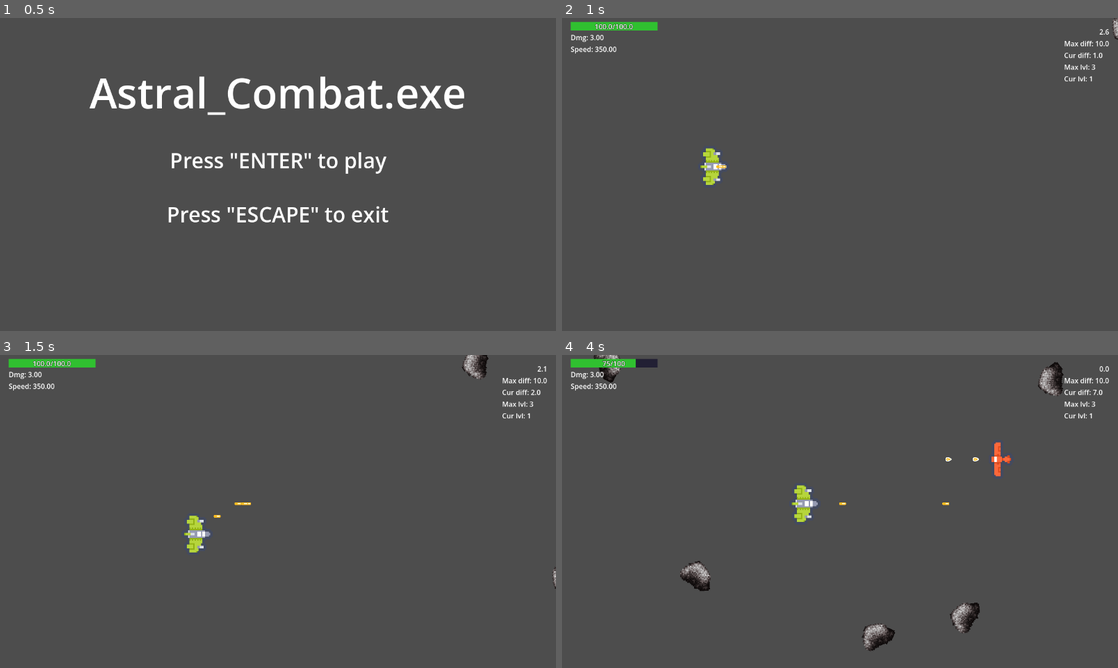
Above: before the commit, frames 1-4 (two rows, left to right).
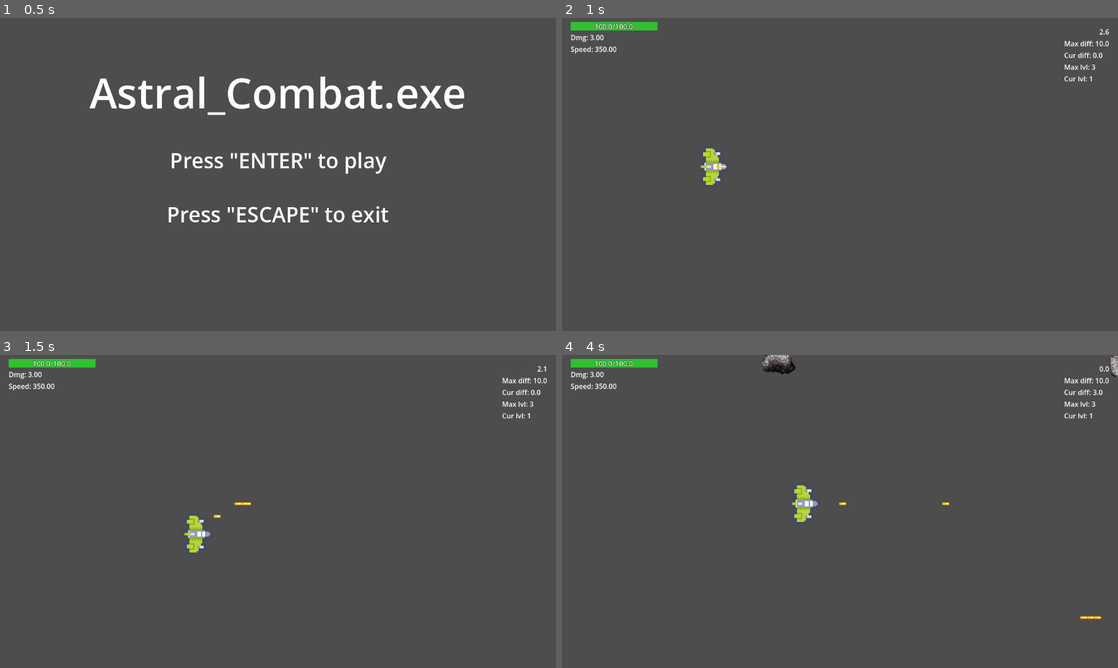
Above: after the commit, the same moments.

Repository: WilsonRyan/AstralCombat.exe
Game: Godot game, scene res://Scenes/Menus/MainMenu/MainMenu.tscn
Same seed, same stepped clock (60 frames per second), same inputs: the game is played once before the commit and once after it.
Inputs:
- Up to frame 1 (0.5 s): no input
- Up to frame 2 (1 s): tap Enter (enter) at 0.5, 0.6 s; hold D (ship-right) from 0.53 s (still down); hold J (ship-shoot) from 0.53 s (still down)
- Up to frame 3 (1.5 s): release D (ship-right) at 1.28 s; release J (ship-shoot) at 1.28 s; hold S (ship-down) from 1.28 s (still down); tap J (ship-shoot) at 1.35 s
- Up to frame 4 (4 s): tap Enter (enter) at 1.55, 2.1, 3.05, 3.6 s; release S (ship-down) at 2.03 s; hold D (ship-right) 2.03-2.78 s; hold J (ship-shoot) 2.03-2.78 s; hold W (ship-up) 2.78-3.53 s; tap J (ship-shoot) at 2.85 s; hold A (ship-left) from 3.53 s (still down); hold J (ship-shoot) from 3.53 s (still down)

Frame 1 is identical in both runs. In frame 2, less than 0.1% of the frame differs, in the area x 95-100%, y 0-13%; in frame 3, 0.3%; in frame 4, 2.3%, in the area x 5-100%, y 0-95%.

Commit message:
Added comments to the rest of my functions. Now ALL functions have comments associated with them on what they do and where it is called.

Diff:
--- a/Globals/GameManager.gd
+++ b/Globals/GameManager.gd
@@ -5,12 +5,17 @@
 const GAME: String = "res://Scenes/Game/Game.tscn"
 
 
-
+## Brings the Player to the Main Menu screen
+## Called by: Game.gd in _unhandled_input(_event) && Game.gd in on_enemy_dequeue(_eny_diff) && Game.gd in on_player_die()
 func load_main_menu() -> void:
 	get_tree().call_deferred("change_scene_to_file", MAIN_MENU)
 
+## Brings the Player to the real game
+## Called by: MainMenu.gd in _unhandled_input(_event)
 func load_game() -> void:
 	get_tree().call_deferred("change_scene_to_file", GAME)
 
+## Completely exits the game and program
+## Called by: MainMenu.gd in _unhandled_input(_event)
 func quit_game() -> void:
 	get_tree().call_deferred("quit")
--- a/Globals/SignalHub.gd
+++ b/Globals/SignalHub.gd
@@ -13,30 +13,47 @@
 signal on_start_next_level()
 
 
-
+## Emits the signal to create a Player bullet.
+## Called by: Player.gd in shoot()
 func emit_on_create_player_bullet(pos: Vector2, speed_multi: float, dmg: float, bullet_type: PlayerBulletBase.BulletType) -> void:
 	on_create_player_bullet.emit(pos, speed_multi, dmg, bullet_type)
 
+## Emits the signal to create a enemy bullet.
+## Called by: EnemyShip.gd in shoot()
 func emit_on_create_enemy_bullet(pos: Vector2, dir: Vector2, speed_multi: float, bullet_type: EnemyBulletBase.BulletType, dmg: float) -> void:
 	on_create_enemy_bullet.emit(pos, dir, speed_multi, bullet_type, dmg)
 
+## Emits the signal to create the upgrades when the Player finishes a level.
+## Called by: Game.gd in on_enemy_dequeue(_eny_diff)
 func emit_on_create_level_complete_upgrades(amt: int) -> void:
 	on_create_level_complete_upgrades.emit(amt)
 
+## Emits the signal when the Player selects a level complete upgrade.
+## Called by: Upgrade.gd in _on_area_entered(area)
 func emit_on_player_selects_upgrade(upgrade_type: Upgrade.UpgradeType, amt: float) -> void:
 	on_player_selects_upgrade.emit(upgrade_type, amt)
 
+## Emits the signal when the player is hit.
+## Called by: Player.gd in  _on_area_entered(area) && EnemyBulletBase.gd in  _on_area_entered(area)
 func emit_on_player_hit(dmg: float) -> void:
 	on_player_hit.emit(dmg)
 
+## Emits the signal when the player dies.
+## Called by: HealthBar.gd in on_player_hit(dmg)
 func emit_on_player_die() -> void:
 	on_player_die.emit()
 
+## Emits the signal when an enemy is dequeued NOT when they just "die"
+## Called by: EnemyBase.gd in _process(delta)
 func emit_on_enemy_dequeue(eny_diff: float) -> void:
 	on_enemy_dequeue.emit(eny_diff)
 
+## Emits the signal when the level is complete.
+## Called by: Game.gd in _on_level_timer_timeout()
 func emit_on_level_complete() -> void:
 	on_level_complete.emit()
 
+## Emits the signal to start the next level.
+## Called by: Upgrade.gd in _on_area_entered(area)
 func emit_on_start_next_level() -> void:
 	on_start_next_level.emit()
--- a/Scenes/Enemies/EnemyBase.gd
+++ b/Scenes/Enemies/EnemyBase.gd
@@ -22,8 +22,7 @@
 		queue_free()
 
 ## Returns the difficulty value for the enemy scene
-## Called by: EnemyBase.gd in _process(delta)
-## Called by: WaveManager.gd in create_enemy(enemy_type)
+## Called by: EnemyBase.gd in _process(delta) && WaveManager.gd in create_enemy(enemy_type)
 func get_difficulty() -> float:
 	return difficulty
 
--- a/Scenes/ObjectMaker/ObjectMaker.gd
+++ b/Scenes/ObjectMaker/ObjectMaker.gd
@@ -1,32 +1,31 @@
 extends Node2D
 
-#### NEED TO ADD COMMENTS TO THIS GDSCRIPT ####
-#### NEED TO ADD COMMENTS TO THIS GDSCRIPT ####
-#### NEED TO ADD COMMENTS TO THIS GDSCRIPT ####
-#### NEED TO ADD COMMENTS TO THIS GDSCRIPT ####
 
 const PLAYER_BULLET_BASE = preload("uid://cib33sfbqqvbh")
 const PLAYER_BULLET_PRIMARY = preload("uid://brw7nqs7qauw5")
 const ENEMY_BULLET_BASE = preload("uid://c6p63th4ulpxq")
 const UPGRADE = preload("uid://c721tyqybney7")
 
-
+## Connects all of the signals to their corresponding functions
 func _enter_tree() -> void:
 	SignalHub.on_create_player_bullet.connect(on_create_player_bullet)
 	SignalHub.on_create_enemy_bullet.connect(on_create_enemy_bullet)
 	SignalHub.on_create_level_complete_upgrades.connect(on_create_level_complete_upgrades)
 
-
+## Adds a bullet to the scene tree
+## Called by: ObjectMaker.gd in on_create_player_bullet(pos, speed_multi, dmg, bullet_type) && ObjectMaker.gd in on_create_enemy_bullet(pos, dir, speed_multi, bullet_type, dmg)
 func add_bullet(obj: Node, pos: Vector2) -> void:
 	add_child(obj)
 	obj.global_position = pos
 
-
+## Adds an upgrade to the scene tree
+## Called by: ObjectMaker.gd in on_create_level_complete_upgrades(amt)
 func add_upgrade(obj: Node, pos: Vector2) -> void:
 	add_child(obj)
 	obj.global_position = pos
 
-
+## Creates a set amount of distinct upgrades for the player to choose from
+## Called by: SignalHub.gd in emit_on_create_level_complete(amt) && Game.gd in on_enemy_dequeue(_eny_diff)
 func on_create_level_complete_upgrades(amt: int) -> void:
 	var viewport_y = get_viewport_rect().size.y
 	var y_inter = viewport_y / (amt+1)
@@ -42,7 +41,8 @@
 		if scene:
 			call_deferred("add_upgrade", scene, Vector2(1000, (y_inter * (i+1) ) ))
 
-
+## Creates a bullet that the Player shoots. The bullets shoots to the right
+## Called by: SignalHub.gd in emit_on_create_player_bullet(pos, speed_multi, dmg, bullet_type) && Player.gd in shoot()
 func on_create_player_bullet(pos: Vector2, speed_multi: float, dmg: float, bullet_type: PlayerBulletBase.BulletType) -> void:
 	var scene: PlayerBulletBase
 	match bullet_type:
@@ -52,6 +52,8 @@
 		scene.setup(speed_multi, dmg)
 		call_deferred("add_bullet", scene, pos)
 
+## Creates a bullet that the enemy shoots. The bullet shoots in the dir variable direction.
+## Called by: SignalHub.gd in emit_on_create_enemy_bullet(pos, dir, speed_multi, bullet_type, dmg) && EnemyShip.gd in shoot()
 func on_create_enemy_bullet(pos: Vector2, dir: Vector2, speed_multi: float, bullet_type: EnemyBulletBase.BulletType, dmg: float) -> void:
 	var scene: EnemyBulletBase
 	match bullet_type:
--- a/Scenes/Player/Player.gd
+++ b/Scenes/Player/Player.gd
@@ -1,9 +1,5 @@
 extends Area2D
 
-#### NEED TO ADD COMMENTS TO THIS GDSCRIPT ####
-#### NEED TO ADD COMMENTS TO THIS GDSCRIPT ####
-#### NEED TO ADD COMMENTS TO THIS GDSCRIPT ####
-#### NEED TO ADD COMMENTS TO THIS GDSCRIPT ####
 
 class_name Player
 
@@ -35,11 +31,14 @@
 	shoot()
 
 
-
+## Moves the ship in any direction at a normalized speed when the player moves the joystick
+## Called by: Player.gd in _process(delta)
 func get_input() -> Vector2:
 	var v = Vector2(Input.get_axis("ship-left","ship-right"), Input.get_axis("ship-up", "ship-down"))
 	return v.normalized()
 
+## Shoots a bullet when the player presses the shoot button
+## Called by: Player.gd in _process(delta)
 func shoot() -> void:
 	if Input.is_action_pressed("ship-shoot"):
 		if can_shoot == true:
@@ -47,16 +46,24 @@
 			can_shoot = false
 			timer_fire_rate.start()
 
+## Deletes the player
+## Called by: Player.gd on_player_die()
 func die() -> void:
 	print("PLAYER DEAD")
 	queue_free()
 
+## Returns the value of health the player has
+## Called by: HealthBar.gd in update_max_health(player) && HealthBar.gd in setup(player)
 func get_health() -> float:
 	return health
 
+## Deletes the player
+## Called by: SignalHub.gd emit_on_player_die() && HealthBar.gd in on_player_hit(dmg)
 func on_player_die() -> void:
 	die()
 
+## Applies the upgrade to the player when the player flies into the upgrade.
+## Called by: SignalHub.gd in emit_on_player_selects_upgrade(upgrade_type, amt) && Upgrade.gd in _on_area_entered(area)
 func on_player_selects_upgrade(type: Upgrade.UpgradeType, amt: float) -> void:
 	match type:
 		Upgrade.UpgradeType.health:
@@ -70,12 +77,14 @@
 			print("speed up: ", amt)
 
 
-
+## When the fire_rate timer ends, it allows the player to shoot again, and adjusts to a new prim_bullet_fire_rate if needed
+## Called by: N/A
 func _on_timer_fire_rate_timeout() -> void:
 	can_shoot = true
 	timer_fire_rate.wait_time = prim_bullet_fire_rate
 
-
+## Player takes 25 when they collide with an enemy
+## Called by: N/A
 func _on_area_entered(area: Area2D) -> void:
 	if area is not EnemyBulletBase:
 		SignalHub.emit_on_player_hit(25)
--- a/Scenes/Projectiles/EnemyBullets/EnemyBulletBase.gd
+++ b/Scenes/Projectiles/EnemyBullets/EnemyBulletBase.gd
@@ -17,17 +17,20 @@
 	position += delta * _direction * _speed
 
 
-
+## Sets the bullet's speed, direction, and dmg amount
+## Called by: ObjectMaker.gd in on_create_enemy_bullet(pos, dir, speed_multi, bullet_type, dmg)
 func setup(dir: Vector2, speed_multi: float, dmg: float) -> void:
 	_speed = _speed * speed_multi
 	_direction = dir
 	_dmg = dmg
 
+## Returns the dmg of the bullet
+## Called by: EnemyBulletBase.gd in _on_area_entered(area)
 func get_dmg() -> float:
 	return _dmg
 
 
-
+## Does dmg to the player and removes the bullet when it hits the player
 func _on_area_entered(area: Area2D) -> void:
 	if area is Player:
 		SignalHub.emit_on_player_hit(get_dmg())
--- a/Scenes/Projectiles/PlayerBullets/PlayerBulletBase.gd
+++ b/Scenes/Projectiles/PlayerBullets/PlayerBulletBase.gd
@@ -20,14 +20,18 @@
 func _process(delta: float) -> void:
 	position += delta * _direction * _speed
 
+## Sets up the bullet speed and dmg
+## Called by: ObjectMaker.gd in on_create_player_bullet(pos, speed_multi, dmg, bullet_type)
 func setup(speed_multi: float, dmg: float) -> void:
 	_speed = _speed * speed_multi
 	_dmg = dmg
 
+## Returns the dmg of the bullet
+## Called by: EnemyBase.gd in  _on_hitbox_area_entered(area)
 func get_dmg() -> float:
 	return _dmg
 
 
-
+## Removes the bullet when it hits something
 func _on_area_entered(_area: Area2D) -> void:
 	queue_free()
--- a/Scenes/WaveManager/WaveManager.gd
+++ b/Scenes/WaveManager/WaveManager.gd
@@ -1,9 +1,5 @@
 extends Node2D
 
-#### NEED TO ADD COMMENTS TO THIS GDSCRIPT ####
-#### NEED TO ADD COMMENTS TO THIS GDSCRIPT ####
-#### NEED TO ADD COMMENTS TO THIS GDSCRIPT ####
-#### NEED TO ADD COMMENTS TO THIS GDSCRIPT ####
 
 const ASTEROID = preload("uid://duxjvl52lken3")
 @onready var enemy_paths_asteroid: EnemyPathsBase = $EnemyPaths/EnemyPathsAsteroid
@@ -18,11 +14,10 @@
 @onready var spawn_timer: Timer = $SpawnTimer
 
 
-var _spawn_time: float = 0.5
+var _spawn_time: float = 1.0
 var _wave_difficulty: float = 10.0
 
 var level_complete: bool = false
-var can_spawn: bool = true
 var current_wave_diff: float = 0.0
 
 
@@ -36,10 +31,11 @@
 
 # Called every frame. 'delta' is the elapsed time since the previous frame.
 func _process(_delta: float) -> void:
-	if current_wave_diff < _wave_difficulty and level_complete == false:
-		spawn_random_enemy()
+	pass
 
-#MUST ADD EACH ENEMY TO THIS FUNCTION
+## MUST ADD EACH NEW ENEMY TO THIS FUNCTION
+## Returns the list of paths that each enemy is assigned to.
+## Called by: WaveManager.gd in spawn_random_enemy()
 func get_enemy_path(enemy_type: EnemyBase.EnemyType) -> EnemyPathsBase:
 	var enemy_paths: EnemyPathsBase
 	match enemy_type:
@@ -49,6 +45,8 @@
 			enemy_paths = enemy_paths_ship
 	return enemy_paths
 
+## Creates and returns an enemy and adds the difficulty of that enemy to the current wave total difficulty.
+## Called by: WaveManager.gd in spawn_random_enemy()
 func create_enemy(enemy_type: EnemyBase.EnemyType) -> EnemyBase:
 	var scene: EnemyBase
 	match enemy_type:
@@ -59,30 +57,40 @@
 	current_wave_diff += scene.get_difficulty()
 	return scene
 
+## Creates a random enemy everytime the spawn_timer runs out and there is room for more total difficulty in the wave
+## Called by: WaveManager.gd in _on_spawn_timer_timeout()
 func spawn_random_enemy() -> void:
 	var path: Path2D = null
 	var enemy_type: EnemyBase.EnemyType = enemyList.pick_random()
-	if can_spawn == true and level_complete == false:
+	if level_complete == false and current_wave_diff < _wave_difficulty:
 		path = get_enemy_path(enemy_type).get_paths_list().pick_random()
 		path.add_child(create_enemy(enemy_type))
-		can_spawn = false
 		start_spawn_timer()
 
-
+## Increases the wave difficulty total amount allowed for the next level
+## Called by: SignalHub.gd in emit_on_start_next_level() && Upgrade.gd in _on_area_entered(area)
 func on_start_next_level() -> void:
 	level_complete = false
 	_wave_difficulty += 2
 
+## Removes the difficulty from the wave difficulty total when an enemy is dequeued from the scene NOT when the enemy dies
+## Called by: SignalHub.gd in emit_on_enemy_dequeue(eny_diff) && EnemyBase.gd in _process(delta)
 func on_enemy_dequeue(eny_diff: float) -> void:
 	current_wave_diff -= eny_diff
 
+## Sets level_complete to true
+## Called by: SignalHub.gd in emit_on_level_complete() && Game.gd in _on_level_timer_timeout()
 func on_level_complete() -> void:
 	level_complete = true
 	print("LEVEL COMPLETE")
 
+## Starts updates the spawn timer if needed then starts the spawn timer
+## Called by: WaveManager.gd in _ready()
 func start_spawn_timer() -> void:
 	spawn_timer.wait_time = _spawn_time
 	spawn_timer.start()
 
+## Spawns a random new enemy when the spawn timer runs out
+## Called by: N/A
 func _on_spawn_timer_timeout() -> void:
-	can_spawn = true
+	spawn_random_enemy()
Not shown, changed: devLog.md
